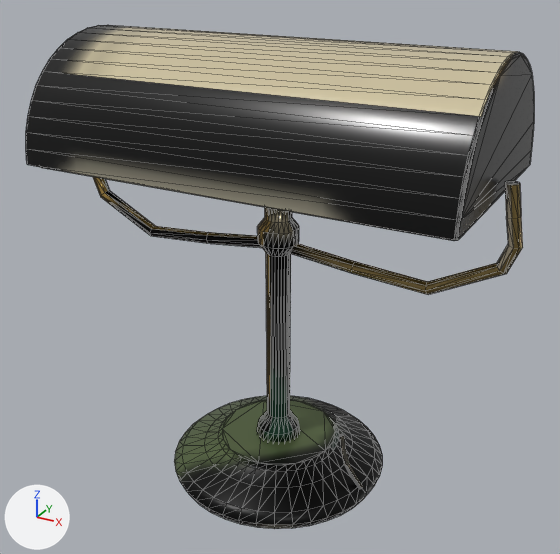
The glTF model game/offices/assets/crafted/lamp-01.gltf: old version first, new version second.
Before and after are seen from a 50 mm camera at (0.39, -0.705, 0.612) aimed at (0.002, 0.001, 0.259). Every picture has the same lights, and +X, +Y and +Z are marked at lower left. The first picture is the older version. Mesh edges are drawn as thin lines. Vertices at exactly the same position are counted once.

The first picture shows 'lamp-01'.
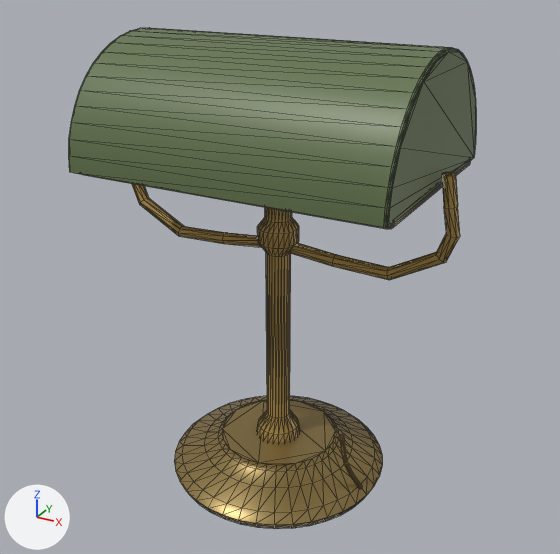
The change, as a list of edits to the scene's bpy script:
```text
Change mat_lamp_fired_enamel_0:
    mat_lamp_fired_enamel_0.roughness: 0.24 -> 0.44
Change me_turned_profile:
    used by ob_lamp_01; location = (0.0, 0.0, 0.0)
    remove me_turned_profile.from_pydata(...)  # 912 vertices, 1786 faces; spans x -0.262..0.262, y -0.13..0.13, z 0.0..0.52
    add me_turned_profile.from_pydata(...)  # 912 vertices, 1786 faces; spans x -0.202..0.202, y -0.13..0.13, z 0.0..0.52
    me_turned_profile part 1: the loose piece of 200 vertices spanning x -0.235..0.235, y -0.13..0.13, z 0.39..0.52 is scaled about its middle by (0.743, 1, 1)
    me_turned_profile part 2: the loose piece of 96 vertices spanning x -0.233..0.233, y -0.117..0.117, z 0.383..0.395 is scaled about its middle by (0.75, 1, 1)
    me_turned_profile part 3: all 32 vertices in x 0.238..0.262, y -0.007..0.007, z 0.315..0.405 are moved by (-0.06, 0.0, 0.0)
    me_turned_profile part 4: all 8 vertices in x 0.173..0.175, y -0.007..0.007, z 0.277..0.29 are moved by (-0.042, 0.0, 0.007)
    me_turned_profile part 5: all 8 vertices in x 0.091..0.092, y -0.007..0.007, z 0.283..0.296 are moved by (-0.022, 0.0, 0.004)
    me_turned_profile part 6: all 8 vertices in x -0.092..-0.091, y -0.007..0.007, z 0.283..0.296 are moved by (0.022, 0.0, 0.004)
    me_turned_profile part 7: all 8 vertices in x -0.175..-0.173, y -0.007..0.007, z 0.277..0.29 are moved by (0.042, 0.0, 0.007)
    me_turned_profile part 8: all 32 vertices in x -0.262..-0.238, y -0.007..0.007, z 0.315..0.405 are moved by (0.06, 0.0, 0.0)
    me_turned_profile part 9: 1742 kept faces spanning x -0.202..0.202, y -0.13..0.13, z 0.0..0.52 get new texture (UV) coordinates
```

What differs and where, as boxes (x1, y1, x2, y2) in the pictures (560 x 554 px; the box of a moved part takes in the faces that stretch with it):
'lamp-01', surface changed, reshaped (20% narrower): before (26, 25, 534, 529); after (69, 28, 476, 529)
part 1 of me_turned_profile, moved or reshaped: before (26, 25, 534, 240); after (69, 28, 476, 228)
part 2 of me_turned_profile, moved or reshaped: before (41, 167, 457, 241); after (82, 162, 470, 229)
part 3 of me_turned_profile, moved or reshaped: before (497, 181, 523, 274); after (436, 172, 460, 262)
part 4 of me_turned_profile, moved or reshaped: before (425, 263, 504, 295); after (387, 252, 445, 280)
part 5 of me_turned_profile, moved or reshaped: before (289, 243, 427, 294); after (289, 243, 388, 280)
part 6 of me_turned_profile, moved or reshaped: before (206, 232, 262, 248); after (222, 233, 261, 247)
part 7 of me_turned_profile, moved or reshaped: before (101, 191, 209, 243); after (139, 198, 225, 244)
part 8 of me_turned_profile, moved or reshaped (mostly hidden): before (93, 177, 110, 197); after (132, 184, 149, 204)
part 9 of me_turned_profile, surface changed: before (26, 25, 534, 529); after (69, 28, 476, 529)
